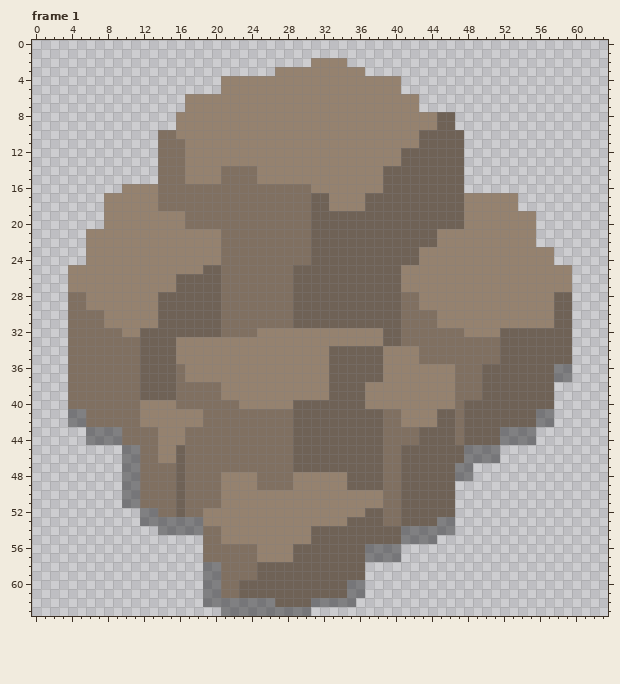
Pixel-art file: aseprite/trees/stone00.aseprite. Above, as it was before the edit.
64x64 pixels, 3 frames. Shown: frame 1. The commit also changed other frames, which this record leaves out.
New version:
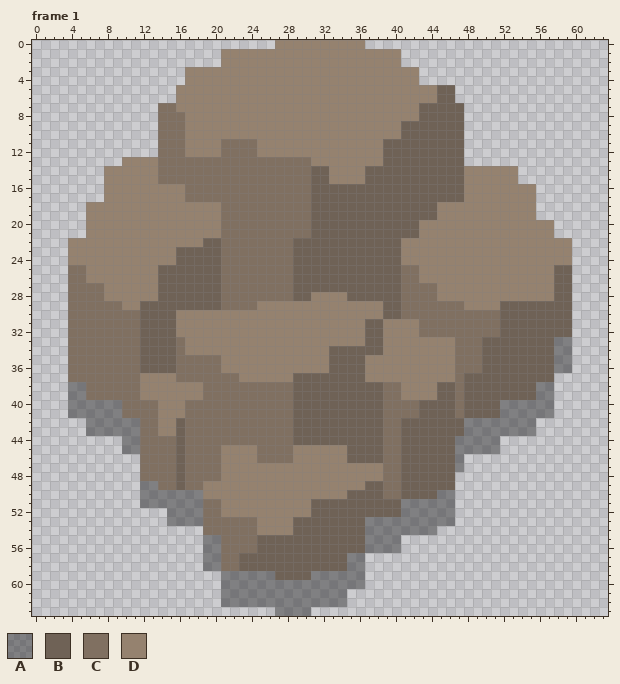
Palette (. is transparent): A #00000060  B #6f6256  C #807061  D #95826f
Changes in this commit:
Frame 1, layers "Layer 1", "Shadow":
y 0: x 27..36 .......... -> DDDDDDDDDD
y 1: x 21..40 .................... -> DDDDDDDDDDDDDDDDDDDD
y 2: x 21..30 .......... -> DDDDDDDDDD; x 35..40 ...... -> DDDDDD
y 3: x 17..26 .......... -> DDDDDDDDDD; x 37..42 ...... -> DDDDDD
y 4: x 17..20 .... -> DDDD; x 41..42 .. -> DD
y 5: x 16..20 ..... -> DDDDD; x 41..46 ...... -> DDDDBB
y 6: x 16 . -> D; x 43..46 .... -> DDBB
y 7: x 14..16 ... -> CCD; x 43..47 ..... -> BBBBB
y 8: x 14..16 ..D -> CCC; x 43..44 DD -> BB; x 47 . -> B
y 9: x 14..16 ..D -> CCC; x 41..44 DDDD -> BBBB; x 47 . -> B
y 10: x 16 D -> C; x 41..42 DD -> BB
y 11: x 21..24 DDDD -> CCCC; x 39..42 DDDD -> BBBB
y 12: x 21..24 DDDD -> CCCC; x 39..40 DD -> BB
y 13: x 10..13 .... -> DDDD; x 17..30 DDDDDDDDDDDDDD -> CCCCCCCCCCCCCC; x 39..40 DD -> BB
y 14..15: x 8..13 ...... -> DDDDDD; x 17..20 DDDD -> CCCC; x 25..32 DDDDDDDD -> CCCCCCBB; x 37..38 DD -> BB; x 48..53 ...... -> DDDDDD
y 16: x 8..9 .. -> DD; x 14..16 CCC -> DDD; x 31..38 DDDDDDDD -> BBBBBBBB; x 48..55 ........ -> DDDDDDDD
y 17: x 14..16 CCC -> DDD; x 33..36 DDDD -> BBBB; x 54..55 .. -> DD
y 18: x 6..7 .. -> DD; x 14..20 CCCCCCC -> DDDDDDD; x 33..36 DDDD -> BBBB; x 45..47 BBB -> DDD; x 54..55 .. -> DD
y 19: x 6..7 .. -> DD; x 17..20 CCCC -> DDDD; x 45..47 BBB -> DDD
y 20: x 6..7 .. -> DD; x 17..20 CCCC -> DDDD; x 43..47 BBBBB -> DDDDD; x 56..57 .. -> DD
y 21: x 43..44 BB -> DD; x 56..57 .. -> DD
y 22: x 4..5 .. -> DD; x 19..20 DD -> BB; x 29..30 CC -> BB; x 41..44 BBBB -> DDDD; x 56..59 .... -> DDDD
y 23..24: x 4..5 .. -> DD; x 16..20 DDDDD -> BBBBB; x 29..30 CC -> BB; x 41..42 BB -> DD; x 58..59 .. -> DD
y 25: x 4..5 DD -> CC; x 14..18 DDDDD -> BBBBB; x 41..42 DD -> CC; x 58..59 DD -> BB
y 26: x 4..5 DD -> CC; x 14..15 DD -> BB; x 41..42 DD -> CC; x 58..59 DD -> BB
y 27: x 4..7 DDDD -> CCCC; x 14..15 DD -> BB; x 41..44 DDDD -> CCCC; x 58..59 DD -> BB
y 28: x 6..7 DD -> CC; x 31..34 BBBB -> DDDD; x 43..44 DD -> CC
y 29: x 6..9 DDDD -> CCCC; x 12..13 DD -> BB; x 25..38 CCCCBBBBBBBBBB -> DDDDDDDDDDDDDD; x 43..47 DDDDD -> CCCCC; x 52..57 DDDDDD -> BBBBBB
y 30: x 8..13 DDDDDD -> CCCCBB; x 16..38 BBBBBCCCCCCCCBBBBBBBBBB -> DDDDDDDDDDDDDDDDDDDDDDD; x 45..57 DDDDDDDDDDDDD -> CCCCCCCBBBBBB
y 31: x 8..13 DDDDDD -> CCCCBB; x 16..36 BBBBBCCCCCCCCBBBBBBBB -> DDDDDDDDDDDDDDDDDDDDD; x 39..42 BBCC -> DDDD; x 45..57 DDDDDDDDDDDDD -> CCCCCCCBBBBBB
y 32: x 10..11 DD -> CC; x 16..24 BBBBBCCCC -> DDDDDDDDD; x 37..42 DDBBCC -> BBDDDD; x 48..51 DDDD -> CCCC
y 33: x 16 D -> C; x 37..46 DDBBCCCCCC -> BBDDDDDDDD; x 50..51 CC -> BB; x 58..59 BB -> AA
y 34: x 16 D -> C; x 43..46 CCCC -> DDDD; x 50..51 CC -> BB; x 58..59 BB -> AA
y 35: x 16..20 DDDDD -> CCCCC; x 37..38 BB -> DD; x 43..46 CCCC -> DDDD; x 50..51 CC -> BB; x 58..59 BB -> AA
y 36: x 17..20 DDDD -> CCCC; x 37..38 BB -> DD
y 37: x 12..15 BBBB -> DDDD; x 17..22 DDDDDD -> CCCCCC; x 29..32 DDDD -> BBBB; x 37..38 BB -> DD; x 48..49 CC -> BB; x 58..59 AA -> ..
y 38..39: x 4..5 CC -> AA; x 12..18 BBBBCCC -> DDDDDDD; x 21..32 DDDDDDDDDDDD -> CCCCCCCCBBBB; x 37..40 DDDD -> BBCC; x 45..46 DD -> BB; x 48..49 CC -> BB; x 56..57 BB -> AA
y 40: x 4..9 CCCCCC -> AAAAAA; x 12..13 DD -> CC; x 16 C -> D; x 23..28 DDDDDD -> CCCCCC; x 37..46 DDDDDDDDDD -> BBCCCCBBBB; x 52..57 BBBBBB -> AAAAAA
y 41: x 6..9 CCCC -> AAAA; x 12..13 DD -> CC; x 17..18 DD -> CC; x 41..44 DDDD -> CCBB; x 52..55 BBBB -> AAAA
y 42: x 4..13 AACCCCCCDD -> ..AAAAAACC; x 16..18 DDD -> BCC; x 41..44 DDDD -> BBBB; x 47..57 CBBBBBBBBAA -> BAAAAAAAA..
y 43: x 10..11 CC -> AA; x 16 D -> B; x 41..42 CC -> BB; x 47..51 CBBBB -> BAAAA
y 44: x 6..11 AAAACC -> ....AA; x 14..16 DDD -> CCB; x 41..42 CC -> BB; x 47..55 CBBBBAAAA -> AAAAA....
y 45: x 14..15 DD -> CC; x 21..24 CCCC -> DDDD; x 29..34 BBBBBB -> DDDDDD; x 47 B -> A
y 46: x 10..11 AA -> ..; x 14..15 DD -> CC; x 21..24 CCCC -> DDDD; x 29..34 BBBBBB -> DDDDDD; x 47..51 BAAAA -> A....
y 47: x 10..11 AA -> ..; x 21..38 CCCCCCCCBBBBBBBBBB -> DDDDDDDDDDDDDDDDDD; x 48 A -> .
y 48: x 10..11 AA -> ..; x 25..28 CCCC -> DDDD; x 35..38 BBBB -> DDDD; x 47..48 AA -> ..
y 49: x 10..13 AACC -> ..AA; x 19..20 CC -> DD; x 25..28 CCCC -> DDDD; x 35..36 BB -> DD
y 50: x 10..20 AACCCCBCCCC -> ..AAAAAAADD; x 35..38 DDDD -> BBBB; x 45..46 BB -> AA
y 51: x 10..18 AACCCCBCC -> ..AAAAAAA; x 31..46 DDDDDDDDCCBBBBBB -> BBBBBBBBBBAAAAAA
y 52: x 12..20 AACCBCCDD -> ...AAAACC; x 31..36 DDDDDD -> BBBBBB; x 39..46 CCBBBBBB -> BBAAAAAA
y 53: x 12..14 AAA -> ...; x 19..24 DDDDDD -> CCCCCC; x 29..34 DDDDDD -> BBBBBB; x 37..44 BBCCBBBB -> AAAAAAAA
y 54: x 14..18 AAAAA -> .....; x 21..24 DDDD -> CCCC; x 29..30 DD -> BB; x 37..40 BBBB -> AAAA; x 45..46 AA -> ..
y 55: x 19..30 CCDDDDDDDDDD -> AACCCCBBBBBB; x 37..44 BBBBAAAA -> AAAA....
y 56: x 19..20 CC -> AA; x 25..28 DDDD -> BBBB
y 57: x 19..20 CC -> AA; x 23..28 CCDDDD -> BBBBBB; x 35..40 BBAAAA -> AA....
y 58: x 23..24 CC -> BB; x 35..36 BB -> AA
y 59: x 19..26 AACCCCBB -> ..AAAAAA; x 31..36 BBBBBB -> AAAAAA
y 60: x 19..34 AACCBBBBBBBBBBBB -> ..AAAAAAAAAAAAAA
y 61: x 19..36 AACCBBBBBBBBBBBBAA -> ..AAAAAAAAAAAAAA..
y 62: x 19..20 AA -> ..; x 27..30 BBBB -> AAAA; x 35 A -> .
y 63: x 21..26 AAAAAA -> ......
